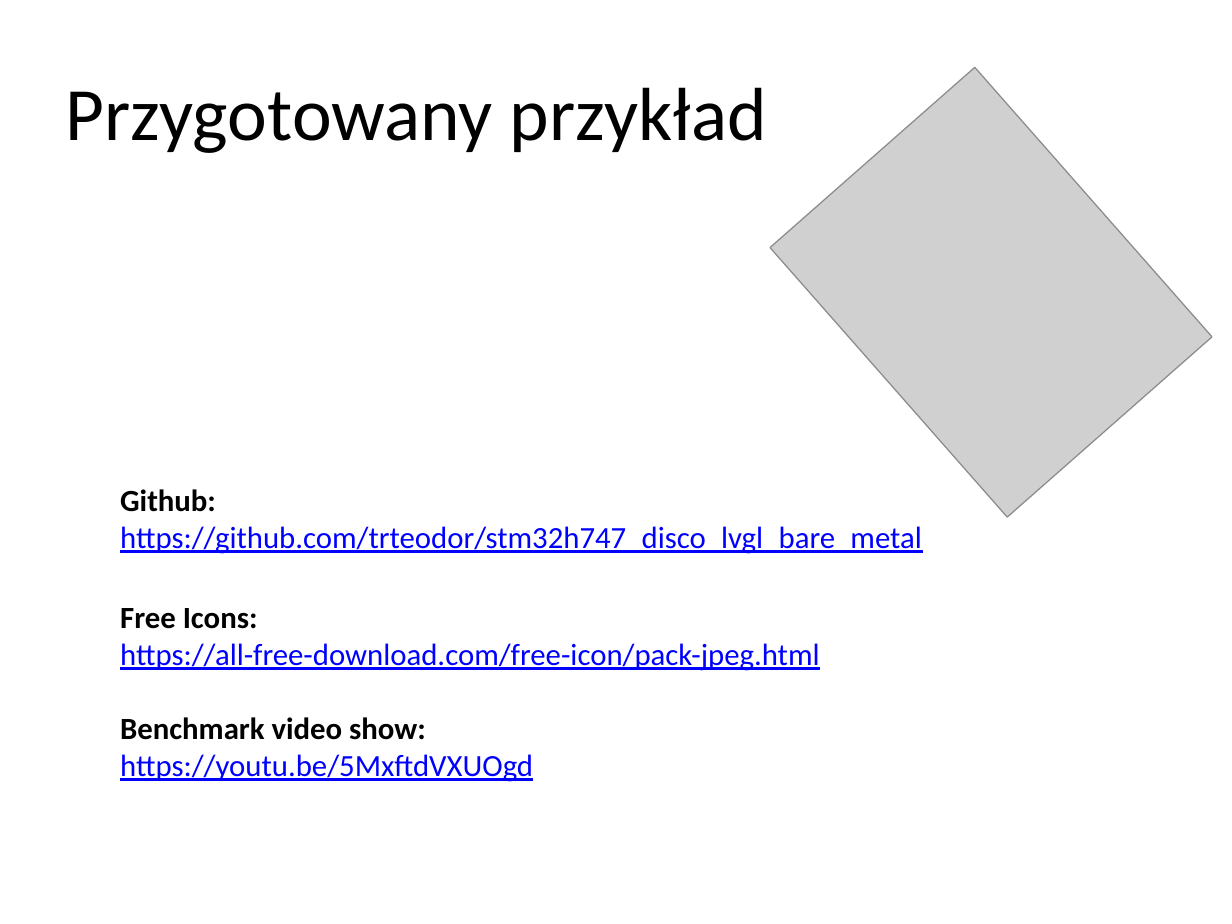
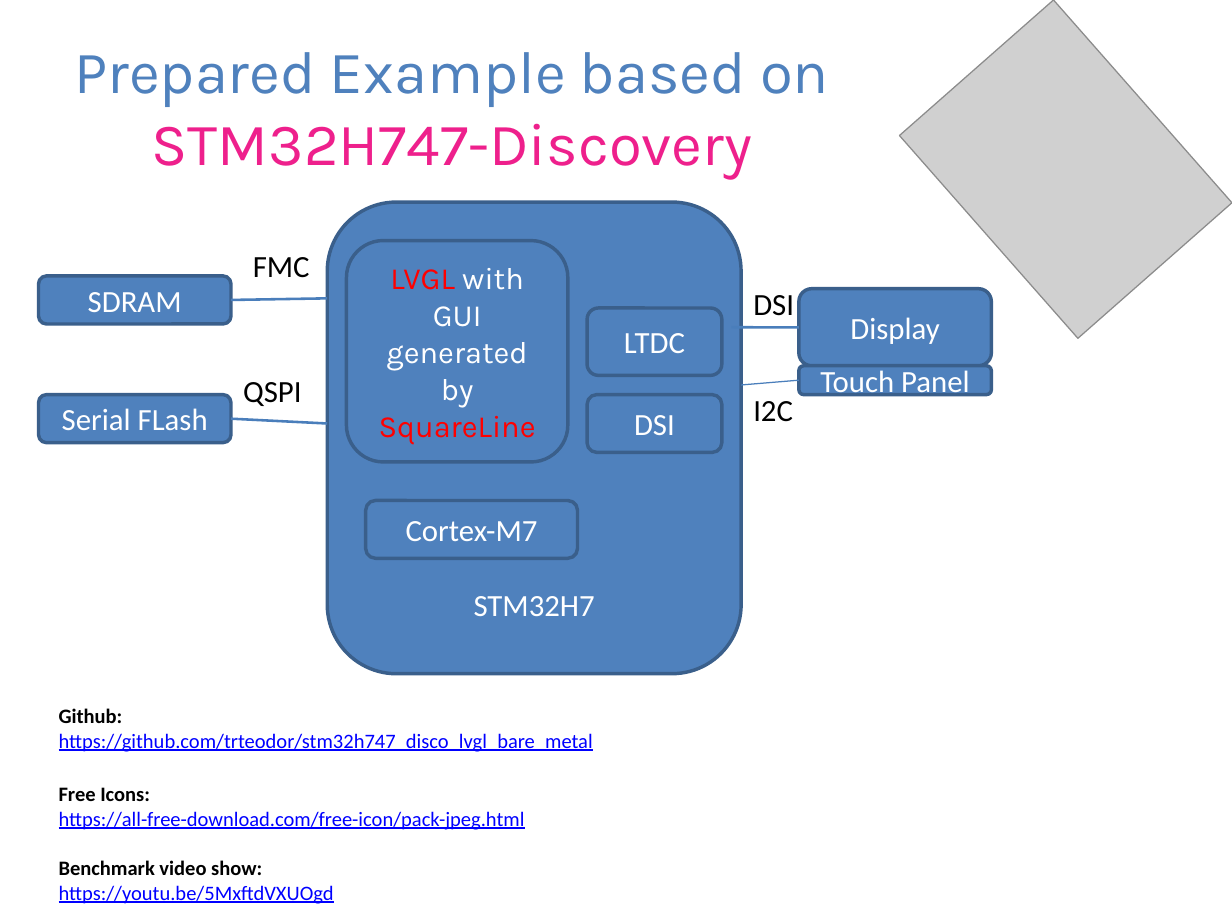
Before and after one commit to trteodor/stm32h747_disco_lvgl_bare_metal, a slide deck: slide 2 of Presenation.pptx (slide 12 before the commit). Drawn at 1232x924 pixels with LibreOffice and Linux fonts; fonts in the diff are those of the drawing; grey boxes stand for pictures. Boxes give left, top, right and bottom in pixels: in the first picture for what was removed or moved away, otherwise in the second. Text is boxed around its words. In the diff, an @@ line names an element or a change of style, - is before the commit and + after.

```diff
--- a/Presenation.pptx
+++ b/Presenation.pptx
@@ picture: place and size @@
-picture at [771, 68, 1213, 518]
+picture at [899, 0, 1231, 339]
@@ title at [75, 52, 829, 179]: text changed; size 44 to 35 pt; font Calibri to Karla; text colour #000000 to #4F81BD @@
-Przygotowany przykład
+Prepared Example based on
+STM32H747-Discovery
@@ rounded rectangle added at [328, 202, 742, 674], fill #4F81BD, outline #3A5F8C 2 pt, 18 pt, text #FFFFFF @@
+STM32H7
@@ text added at [253, 257, 310, 278], 18 pt, text #000000 @@
+FMC
@@ rounded rectangle added at [346, 240, 568, 462], fill #4F81BD, outline #3A5F8C 2 pt, 18 pt, text #FFFFFF @@
+LVGL with GUI generated by SquareLine
@@ rounded rectangle added at [38, 276, 230, 324], fill #4F81BD, outline #3A5F8C 2 pt, 18 pt, text #FFFFFF @@
+SDRAM
@@ line added from (230, 299) to (328, 298), #4B7EBC 1.5 pt @@
@@ text added at [753, 295, 794, 316], 18 pt, text #000000 @@
+DSI
@@ rounded rectangle added at [798, 288, 991, 366], fill #4F81BD, outline #3A5F8C 2 pt, 18 pt, text #FFFFFF @@
+Display
@@ rounded rectangle added at [588, 308, 722, 376], fill #4F81BD, outline #3A5F8C 2 pt, 18 pt, text #FFFFFF @@
+LTDC
@@ line added from (798, 328) to (732, 328), #4B7EBC 1.5 pt @@
@@ text added at [243, 382, 301, 406], 18 pt, text #000000 @@
+QSPI
@@ line added from (798, 381) to (742, 384), #4B7EBC 0.75 pt @@
@@ rounded rectangle added at [798, 366, 991, 394], fill #4F81BD, outline #3A5F8C 2 pt, 18 pt, text #FFFFFF @@
+Touch Panel
@@ rounded rectangle added at [38, 394, 230, 442], fill #4F81BD, outline #3A5F8C 2 pt, 18 pt, text #FFFFFF @@
+Serial FLash
@@ line added from (230, 419) to (328, 424), #4B7EBC 1.5 pt @@
@@ rounded rectangle added at [588, 394, 722, 452], fill #4F81BD, outline #3A5F8C 2 pt, 18 pt, text #FFFFFF @@
+DSI
@@ text added at [753, 401, 793, 422], 18 pt, text #000000 @@
+I2C
@@ rounded rectangle added at [366, 500, 578, 558], fill #4F81BD, outline #3A5F8C 2 pt, 18 pt, text #FFFFFF @@
+Cortex-M7
@@ text "Github: https://github.com/trteodor/stm32h747_disco_lvgl_bar ...": place and size @@
-text "Github: https://github.com/trteodor/stm32h747_disco_lvgl_bar ..." at [120, 489, 922, 782]
+text "Github: https://github.com/trteodor/stm32h747_disco_lvgl_bar ..." at [59, 708, 593, 904]
@@ text "Github: https://github.com/trteodor/stm32h747_disco_lvgl_bar ..." at [59, 708, 593, 904]: size 18 to 12 pt; less space between paragraphs @@
```
Also in this commit, not shown: 8 other slides changed, 6 slides added, 6 slides removed, 5 other files.
